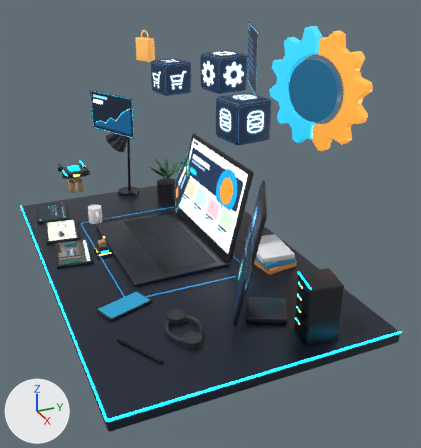
What one commit did to the glTF model img/hero3d/scene.glb.
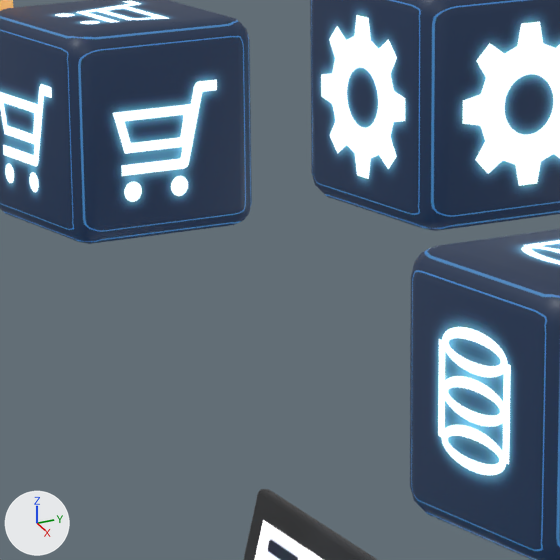
The first picture shows the older version from a 50 mm camera at (4.57, -1.53, 2.49) aimed at (0.27, 0.4, 0.34). The close-ups show the older and then the newer version on the part from 36% to 57% of the width and 13% to 32% of the height of that picture. Only the edits that show in the close-ups are written down. Arrows for +X, +Y and +Z are at lower left; the lights stay in place. Where no turn or scale is listed for an object, it has been applied to the vertices.

The scene before the commit, as lines of its bpy script (objects in view):
```python
me_cube_010 = bpy.data.meshes.new('Cube.010')
me_cube_010.from_pydata(...)  # 96 vertices, 188 faces; spans x -0.165..0.165, y -0.165..0.165, z -0.15..0.15
me_cube_010.materials.append(mat_cube_cart_mat)
me_cube_011 = bpy.data.meshes.new('Cube.011')
me_cube_011.from_pydata(...)  # 96 vertices, 188 faces; spans x -0.165..0.165, y -0.165..0.165, z -0.15..0.15
me_cube_011.materials.append(mat_cube_gear_mat)
me_cube_012 = bpy.data.meshes.new('Cube.012')
me_cube_012.from_pydata(...)  # 96 vertices, 188 faces; spans x -0.165..0.165, y -0.165..0.165, z -0.15..0.15
me_cube_012.materials.append(mat_cube_db_mat)
ob_cube_cart = bpy.data.objects.new('cube_cart', me_cube_010)
ob_cube_cart.location = (-0.75, 0.45, 1.45)
ob_cube_db = bpy.data.objects.new('cube_db', me_cube_012)
ob_cube_db.location = (0.95, 0.35, 1.45)
ob_cube_gear = bpy.data.objects.new('cube_gear', me_cube_011)
ob_cube_gear.location = (0.1, 0.6, 1.62)
# also in view: 'laptop_screen' at (-0.15, 0.58, 0.46); 'Cube.004' at (-0.15, 0.59, 0.45)
```
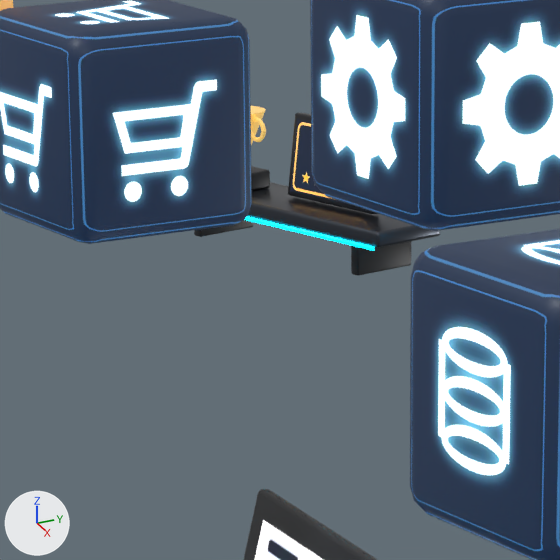
Location of each change, [x1, y1, x2, y2] in pixels of the close-ups (560 x 560 px):
'shelf_plank', added
    after: [247, 182, 440, 248]
'shelf_bracket_b', added (black)
    after: [351, 241, 411, 276]
'plaque_face', added (blue)
    after: [290, 119, 354, 206]
'plaque', added
    after: [288, 113, 378, 214]
'shelf_glow', added
    after: [244, 216, 374, 251]
'shelf_bracket_a', added
    after: [194, 220, 253, 237]
'trophy_base', added
    after: [251, 166, 270, 190]
'trophy_cup', added (mostly hidden)
    after: [251, 106, 265, 145]
'trophy_handle.001', added
    after: [251, 117, 266, 142]

Patch to the scene script:
```diff
--- a/img/hero3d/scene.glb.py
+++ b/img/hero3d/scene.glb.py
@@ mat_plaque_face @@
+mat_plaque_face = bpy.data.materials.new('plaque_face')
+# uses the picture img_plaque
@@ me_cube_061 @@
+me_cube_061.from_pydata([(-0.269, -0.09, -0.003), (-0.269, -0.09, 0.003), (-0.27, -0.086, 0.003), (-0.27, -0.086, -0.003), (0.269, 0.09, 0.003), (0.269, 0.09, -0.003), (0.27, 0.086, 0.003), (0.27, 0.086, -0.003)], [], [(0, 1, 2), (0, 2, 3), (3, 2, 4), (3, 4, 5), (5, 4, 6), (6, 4, 1), (1, 4, 2), (5, 6, 7), (7, 6, 1), (7, 1, 0), (5, 7, 3), (3, 7, 0)])
+me_cube_061.materials.append(mat_accent_cyan)  # cyan #00bce7, glowing cyan #00e7ff
@@ ob_trophy_handle_001 @@
+ob_trophy_handle_001 = bpy.data.objects.new('trophy_handle.001', me_torus_003)  # 72 vertices, 144 faces; spans x -1.0..1.0, y -1.0..1.0, z -0.16..0.16; in mat_trophy (orange #f9ce7c, glowing orange #bc974d)
+ob_trophy_handle_001.parent = ob_shelf
+ob_trophy_handle_001.location = (-0.098, 0.0, 0.115)
+ob_trophy_handle_001.rotation_euler = (1.571, 0.0, 0.0)  # degrees (90, 0, 0)
+ob_trophy_handle_001.scale = (0.021, 0.021, 0.021)
@@ ob_shelf @@
+ob_shelf = bpy.data.objects.new('shelf', None)
+ob_shelf.location = (-1.62, 1.1, 1.1)
+ob_shelf.rotation_euler = (0.0, 0.0, 0.314)  # degrees (0, 0, 18)
+ob_shelf.scale = (1.05, 1.05, 1.05)
@@ ob_trophy_cup @@
+ob_trophy_cup = bpy.data.objects.new('trophy_cup', me_cone_001)  # a 16-sided cut cone along z (radius 0.0168 at the low end, 0.0441 at the high end) spanning x -0.044..0.044, y -0.044..0.044, z -0.0326..0.0326; in mat_trophy (orange #f9ce7c, glowing orange #bc974d)
+ob_trophy_cup.location = (-1.76, 1.055, 1.217)
@@ ob_trophy_base @@
+ob_trophy_base = bpy.data.objects.new('trophy_base', me_cube_064)  # 96 vertices, 188 faces; spans x -0.0451..0.0451, y -0.0451..0.0451, z -0.0157..0.0157; in mat_bezel (black #191d22)
+ob_trophy_base.location = (-1.76, 1.055, 1.129)
@@ ob_shelf_plank @@
+ob_shelf_plank = bpy.data.objects.new('shelf_plank', me_cube_060)  # 96 vertices, 188 faces; spans x -0.301..0.301, y -0.159..0.159, z -0.014..0.014; in mat_aluminium (dark grey #4b5059)
+ob_shelf_plank.location = (-1.62, 1.1, 1.1)
@@ ob_shelf_glow @@
+ob_shelf_glow = bpy.data.objects.new('shelf_glow', me_cube_061)
+ob_shelf_glow.location = (-1.597, 1.029, 1.085)
@@ ob_shelf_bracket_b @@
+ob_shelf_bracket_b = bpy.data.objects.new('shelf_bracket_b', me_cube_063)  # 96 vertices, 188 faces; spans x -0.0276..0.0276, y -0.0619..0.0619, z -0.0315..0.0315; in mat_bezel (black #191d22)
+ob_shelf_bracket_b.location = (-1.424, 1.175, 1.056)
@@ ob_shelf_bracket_a @@
+ob_shelf_bracket_a = bpy.data.objects.new('shelf_bracket_a', me_cube_063.copy())
+ob_shelf_bracket_a.location = (-1.823, 1.045, 1.056)
@@ ob_plaque_face @@
+ob_plaque_face = bpy.data.objects.new('plaque_face', me_plane_012)  # 4 vertices, 2 faces; spans x -0.098..0.098, y -0.039..0.039, z -0.061..0.061
+ob_plaque_face.location = (-1.543, 1.134, 1.188)
@@ ob_plaque @@
+ob_plaque = bpy.data.objects.new('plaque', me_cube_065)  # 96 vertices, 188 faces; spans x -0.11..0.11, y -0.052..0.052, z -0.071..0.071; in mat_bezel (black #191d22)
+ob_plaque.location = (-1.547, 1.146, 1.187)
```
